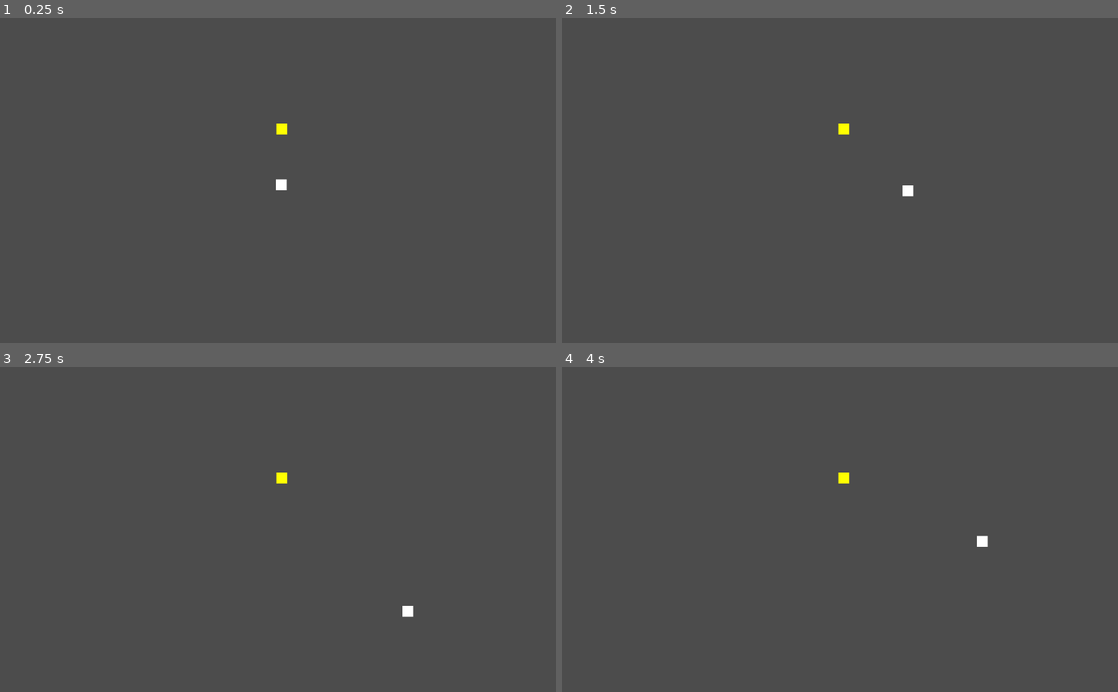
Above: before the commit, frames 1-4 (two rows, left to right).
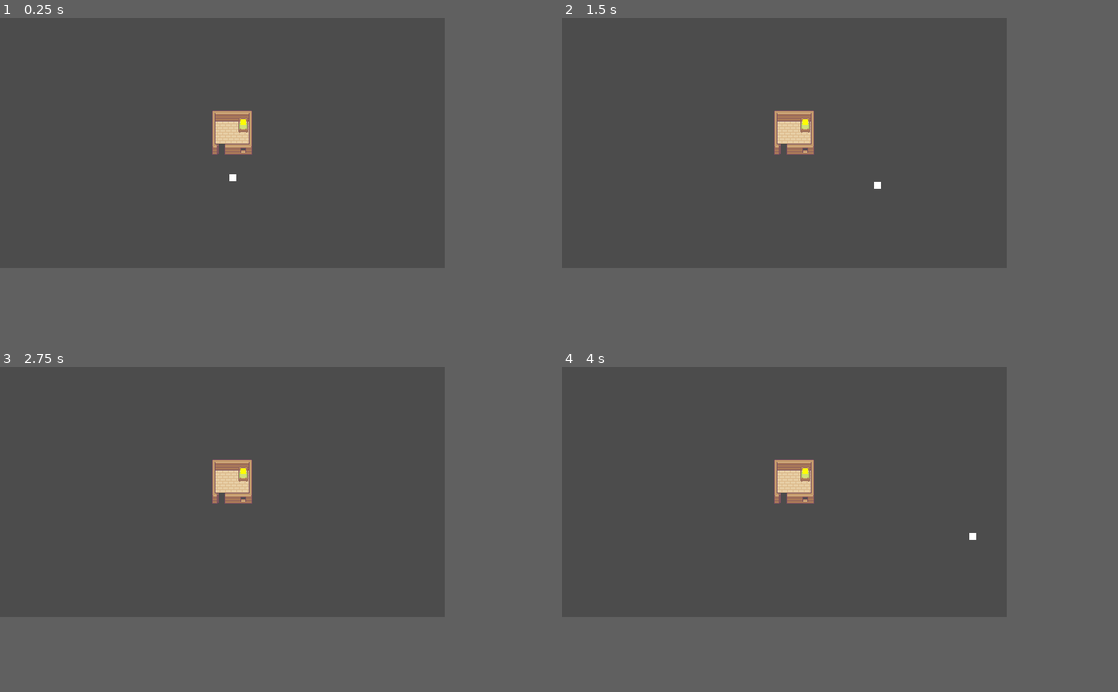
Above: after the commit, the same moments.

Repository: ZeeHatcher/project-dreams
Game: Godot game, scene res://scenes/main.tscn
Two runs of this game, one before a commit and one after it. Both use one fixed random seed, a clock stepped at 60 frames per second and the inputs below.
Inputs:
- Up to frame 1 (0.25 s): no input
- Up to frame 2 (1.5 s): tap Enter at 0.5 s; hold D (move_right) 0.53-1.28 s; hold Space (interact) 0.53-1.28 s; hold S (move_down) from 1.28 s (still down); tap Space (interact) at 1.35 s
- Up to frame 3 (2.75 s): release S (move_down) at 2.03 s; hold D (move_right) from 2.03 s (still down); hold Space (interact) from 2.03 s (still down)
- Up to frame 4 (4 s): release D (move_right) at 2.78 s; release Space (interact) at 2.78 s; hold W (move_up) 2.78-3.53 s; tap Space (interact) at 2.85 s; hold A (move_left) from 3.53 s (still down); hold Space (interact) from 3.53 s (still down)
In our replay, the window is 800x468 before the commit and 640x360 after it. These sizes can differ from the game's own. Grey fills any space a smaller window leaves; there, only what the larger window draws over its background counts as a difference.

The runs differ from the first frame. In frame 1, 1.1% of the frame differs, in the area x 38-52%, y 28-53%; in frame 2, 1.1%; in frame 3, 1.1%; in frame 4, 1.1%.

Commit message:
add simple placeholder house

Diff:
--- a/entities/acolyte/acolyte.tscn
+++ b/entities/acolyte/acolyte.tscn
@@ -3,15 +3,16 @@
 [ext_resource path="res://entities/acolyte/acolyte.gd" type="Script" id=1]
 
 [sub_resource type="RectangleShape2D" id=1]
+extents = Vector2( 5, 5 )
 
 [sub_resource type="CircleShape2D" id=2]
-radius = 21.0238
+radius = 12.0416
 
 [node name="Acolyte" type="KinematicBody2D"]
 script = ExtResource( 1 )
 
 [node name="Polygon2D" type="Polygon2D" parent="."]
-polygon = PoolVector2Array( -10, -10, 10, -10, 10, 10, -10, 10 )
+polygon = PoolVector2Array( -5, -5, 5, -5, 5, 5, -5, 5 )
 
 [node name="CollisionShape2D" type="CollisionShape2D" parent="."]
 shape = SubResource( 1 )
--- a/entities/dreamer/dreamer.tscn
+++ b/entities/dreamer/dreamer.tscn
@@ -3,13 +3,14 @@
 [ext_resource path="res://entities/dreamer/dreamer.gd" type="Script" id=1]
 
 [sub_resource type="RectangleShape2D" id=1]
+extents = Vector2( 4, 4 )
 
 [node name="Dreamer" type="StaticBody2D"]
 script = ExtResource( 1 )
 
+[node name="Polygon2D" type="Polygon2D" parent="."]
+color = Color( 1, 1, 0, 1 )
+polygon = PoolVector2Array( -4, -4, 4, -4, 4, 4, -4, 4 )
+
 [node name="CollisionShape2D" type="CollisionShape2D" parent="."]
 shape = SubResource( 1 )
-
-[node name="Polygon2D" type="Polygon2D" parent="."]
-color = Color( 1, 1, 0, 1 )
-polygon = PoolVector2Array( -10, -10, 10, -10, 10, 10, -10, 10 )
--- /dev/null
+++ b/entities/houses/furniture_tileset.tres
@@ -0,0 +1,19 @@
+[gd_resource type="TileSet" load_steps=2 format=2]
+
+[ext_resource path="res://entities/houses/Basic Furniture.png" type="Texture" id=1]
+
+[resource]
+0/name = "bed"
+0/texture = ExtResource( 1 )
+0/tex_offset = Vector2( 0, 0 )
+0/modulate = Color( 1, 1, 1, 1 )
+0/region = Rect2( 0, 16, 16, 32 )
+0/tile_mode = 0
+0/occluder_offset = Vector2( 0, 0 )
+0/navigation_offset = Vector2( 0, 0 )
+0/shape_offset = Vector2( 0, 0 )
+0/shape_transform = Transform2D( 1, 0, 0, 1, 0, 0 )
+0/shape_one_way = false
+0/shape_one_way_margin = 0.0
+0/shapes = [  ]
+0/z_index = 0
--- /dev/null
+++ b/entities/houses/house_tileset.tres
@@ -0,0 +1,249 @@
+[gd_resource type="TileSet" load_steps=11 format=2]
+
+[ext_resource path="res://entities/houses/Wooden House.png" type="Texture" id=1]
+
+[sub_resource type="ConvexPolygonShape2D" id=1]
+points = PoolVector2Array( 0, 0, 16, 0, 16, 16, 0, 16 )
+
+[sub_resource type="ConvexPolygonShape2D" id=2]
+points = PoolVector2Array( 11.0625, 0, 16, 0, 16, 16, 11.0625, 16 )
+
+[sub_resource type="ConvexPolygonShape2D" id=3]
+points = PoolVector2Array( 0, 0, 16, 0, 16, 16, 0, 16 )
+
+[sub_resource type="ConvexPolygonShape2D" id=4]
+points = PoolVector2Array( 0, 0, 5.10001, 0, 5.175, 16, 0, 16 )
+
+[sub_resource type="ConvexPolygonShape2D" id=5]
+points = PoolVector2Array( 11, 0, 16, 0, 16, 16, 10.925, 16 )
+
+[sub_resource type="ConvexPolygonShape2D" id=6]
+points = PoolVector2Array( 0, 0, 5.025, 0, 5.10001, 16, 0, 16 )
+
+[sub_resource type="ConvexPolygonShape2D" id=7]
+points = PoolVector2Array( 11, 0, 16, 0, 16, 16, 11.075, 16 )
+
+[sub_resource type="ConvexPolygonShape2D" id=8]
+points = PoolVector2Array( 0, 0, 16, 0, 16, 16, 0, 16 )
+
+[sub_resource type="ConvexPolygonShape2D" id=9]
+points = PoolVector2Array( 0, 0, 5.10001, 0, 5.025, 16, 0, 16 )
+
+[resource]
+0/name = "window"
+0/texture = ExtResource( 1 )
+0/tex_offset = Vector2( 0, 0 )
+0/modulate = Color( 1, 1, 1, 1 )
+0/region = Rect2( 16, 0, 16, 16 )
+0/tile_mode = 0
+0/occluder_offset = Vector2( 0, 0 )
+0/navigation_offset = Vector2( 0, 0 )
+0/shape_offset = Vector2( 0, 0 )
+0/shape_transform = Transform2D( 1, 0, 0, 1, 0, 0 )
+0/shape = SubResource( 1 )
+0/shape_one_way = false
+0/shape_one_way_margin = 1.0
+0/shapes = [ {
+"autotile_coord": Vector2( 0, 0 ),
+"one_way": false,
+"one_way_margin": 1.0,
+"shape": SubResource( 1 ),
+"shape_transform": Transform2D( 1, 0, 0, 1, 0, 0 )
+} ]
+0/z_index = 0
+1/name = "wall_top_left"
+1/texture = ExtResource( 1 )
+1/tex_offset = Vector2( 0, 0 )
+1/modulate = Color( 1, 1, 1, 1 )
+1/region = Rect2( 0, 16, 16, 16 )
+1/tile_mode = 0
+1/occluder_offset = Vector2( 0, 0 )
+1/navigation_offset = Vector2( 0, 0 )
+1/shape_offset = Vector2( 0, 0 )
+1/shape_transform = Transform2D( 1, 0, 0, 1, 0, 0 )
+1/shape = SubResource( 2 )
+1/shape_one_way = false
+1/shape_one_way_margin = 1.0
+1/shapes = [ {
+"autotile_coord": Vector2( 0, 0 ),
+"one_way": false,
+"one_way_margin": 1.0,
+"shape": SubResource( 2 ),
+"shape_transform": Transform2D( 1, 0, 0, 1, 0, 0 )
+} ]
+1/z_index = 0
+2/name = "wall_top"
+2/texture = ExtResource( 1 )
+2/tex_offset = Vector2( 0, 0 )
+2/modulate = Color( 1, 1, 1, 1 )
+2/region = Rect2( 16, 16, 16, 16 )
+2/tile_mode = 0
+2/occluder_offset = Vector2( 0, 0 )
+2/navigation_offset = Vector2( 0, 0 )
+2/shape_offset = Vector2( 0, 0 )
+2/shape_transform = Transform2D( 1, 0, 0, 1, 0, 0 )
+2/shape = SubResource( 3 )
+2/shape_one_way = false
+2/shape_one_way_margin = 1.0
+2/shapes = [ {
+"autotile_coord": Vector2( 0, 0 ),
+"one_way": false,
+"one_way_margin": 1.0,
+"shape": SubResource( 3 ),
+"shape_transform": Transform2D( 1, 0, 0, 1, 0, 0 )
+} ]
+2/z_index = 0
+3/name = "wall_top_right"
+3/texture = ExtResource( 1 )
+3/tex_offset = Vector2( 0, 0 )
+3/modulate = Color( 1, 1, 1, 1 )
+3/region = Rect2( 32, 16, 16, 16 )
+3/tile_mode = 0
+3/occluder_offset = Vector2( 0, 0 )
+3/navigation_offset = Vector2( 0, 0 )
+3/shape_offset = Vector2( 0, 0 )
+3/shape_transform = Transform2D( 1, 0, 0, 1, 0, 0 )
+3/shape = SubResource( 4 )
+3/shape_one_way = false
+3/shape_one_way_margin = 1.0
+3/shapes = [ {
+"autotile_coord": Vector2( 0, 0 ),
+"one_way": false,
+"one_way_margin": 1.0,
+"shape": SubResource( 4 ),
+"shape_transform": Transform2D( 1, 0, 0, 1, 0, 0 )
+} ]
+3/z_index = 0
+4/name = "wall_left"
+4/texture = ExtResource( 1 )
+4/tex_offset = Vector2( 0, 0 )
+4/modulate = Color( 1, 1, 1, 1 )
+4/region = Rect2( 0, 32, 16, 16 )
+4/tile_mode = 0
+4/occluder_offset = Vector2( 0, 0 )
+4/navigation_offset = Vector2( 0, 0 )
+4/shape_offset = Vector2( 0, 0 )
+4/shape_transform = Transform2D( 1, 0, 0, 1, 0, 0 )
+4/shape = SubResource( 5 )
+4/shape_one_way = false
+4/shape_one_way_margin = 1.0
+4/shapes = [ {
+"autotile_coord": Vector2( 0, 0 ),
+"one_way": false,
+"one_way_margin": 1.0,
+"shape": SubResource( 5 ),
+"shape_transform": Transform2D( 1, 0, 0, 1, 0, 0 )
+} ]
+4/z_index = 0
+5/name = "wall_right"
+5/texture = ExtResource( 1 )
+5/tex_offset = Vector2( 0, 0 )
+5/modulate = Color( 1, 1, 1, 1 )
+5/region = Rect2( 32, 32, 16, 16 )
+5/tile_mode = 0
+5/occluder_offset = Vector2( 0, 0 )
+5/navigation_offset = Vector2( 0, 0 )
+5/shape_offset = Vector2( 0, 0 )
+5/shape_transform = Transform2D( 1, 0, 0, 1, 0, 0 )
+5/shape = SubResource( 6 )
+5/shape_one_way = false
+5/shape_one_way_margin = 1.0
+5/shapes = [ {
+"autotile_coord": Vector2( 0, 0 ),
+"one_way": false,
+"one_way_margin": 1.0,
+"shape": SubResource( 6 ),
+"shape_transform": Transform2D( 1, 0, 0, 1, 0, 0 )
+} ]
+5/z_index = 0
+6/name = "wall_bottom_left"
+6/texture = ExtResource( 1 )
+6/tex_offset = Vector2( 0, 0 )
+6/modulate = Color( 1, 1, 1, 1 )
+6/region = Rect2( 0, 48, 16, 16 )
+6/tile_mode = 0
+6/occluder_offset = Vector2( 0, 0 )
+6/navigation_offset = Vector2( 0, 0 )
+6/shape_offset = Vector2( 0, 0 )
+6/shape_transform = Transform2D( 1, 0, 0, 1, 0, 0 )
+6/shape = SubResource( 7 )
+6/shape_one_way = false
+6/shape_one_way_margin = 1.0
+6/shapes = [ {
+"autotile_coord": Vector2( 0, 0 ),
+"one_way": false,
+"one_way_margin": 1.0,
+"shape": SubResource( 7 ),
+"shape_transform": Transform2D( 1, 0, 0, 1, 0, 0 )
+} ]
+6/z_index = 0
+7/name = "wall_bottom"
+7/texture = ExtResource( 1 )
+7/tex_offset = Vector2( 0, 0 )
+7/modulate = Color( 1, 1, 1, 1 )
+7/region = Rect2( 16, 48, 16, 16 )
+7/tile_mode = 0
+7/occluder_offset = Vector2( 0, 0 )
+7/navigation_offset = Vector2( 0, 0 )
+7/shape_offset = Vector2( 0, 0 )
+7/shape_transform = Transform2D( 1, 0, 0, 1, 0, 0 )
+7/shape = SubResource( 8 )
+7/shape_one_way = false
+7/shape_one_way_margin = 1.0
+7/shapes = [ {
+"autotile_coord": Vector2( 0, 0 ),
+"one_way": false,
+"one_way_margin": 1.0,
+"shape": SubResource( 8 ),
+"shape_transform": Transform2D( 1, 0, 0, 1, 0, 0 )
+} ]
+7/z_index = 0
+8/name = "wall_bottom_right"
+8/texture = ExtResource( 1 )
+8/tex_offset = Vector2( 0, 0 )
+8/modulate = Color( 1, 1, 1, 1 )
+8/region = Rect2( 32, 48, 16, 16 )
+8/tile_mode = 0
+8/occluder_offset = Vector2( 0, 0 )
+8/navigation_offset = Vector2( 0, 0 )
+8/shape_offset = Vector2( 0, 0 )
+8/shape_transform = Transform2D( 1, 0, 0, 1, 0, 0 )
+8/shape = SubResource( 9 )
+8/shape_one_way = false
+8/shape_one_way_margin = 1.0
+8/shapes = [ {
+"autotile_coord": Vector2( 0, 0 ),
+"one_way": false,
+"one_way_margin": 1.0,
+"shape": SubResource( 9 ),
+"shape_transform": Transform2D( 1, 0, 0, 1, 0, 0 )
+} ]
+8/z_index = 0
+9/name = "floor"
+9/texture = ExtResource( 1 )
+9/tex_offset = Vector2( 0, 0 )
+9/modulate = Color( 1, 1, 1, 1 )
+9/region = Rect2( 16, 32, 16, 16 )
+9/tile_mode = 0
+9/occluder_offset = Vector2( 0, 0 )
+9/navigation_offset = Vector2( 0, 0 )
+9/shape_offset = Vector2( 0, 0 )
+9/shape_transform = Transform2D( 1, 0, 0, 1, 0, 0 )
+9/shape_one_way = false
+9/shape_one_way_margin = 0.0
+9/shapes = [  ]
+9/z_index = 0
+10/name = "door"
+10/texture = ExtResource( 1 )
+10/tex_offset = Vector2( 0, 0 )
+10/modulate = Color( 1, 1, 1, 1 )
+10/region = Rect2( 48, 32, 16, 16 )
+10/tile_mode = 0
+10/occluder_offset = Vector2( 0, 0 )
+10/navigation_offset = Vector2( 0, 0 )
+10/shape_offset = Vector2( 0, 0 )
+10/shape_transform = Transform2D( 1, 0, 0, 1, 0, 0 )
+10/shape_one_way = false
+10/shape_one_way_margin = 0.0
+10/shapes = [  ]
+10/z_index = 0
--- /dev/null
+++ b/entities/houses/small_house.tscn
@@ -0,0 +1,22 @@
+[gd_scene load_steps=4 format=2]
+
+[ext_resource path="res://entities/houses/house_tileset.tres" type="TileSet" id=1]
+[ext_resource path="res://entities/houses/furniture_tileset.tres" type="TileSet" id=2]
+[ext_resource path="res://entities/dreamer/dreamer.tscn" type="PackedScene" id=3]
+
+[node name="SmallHouse" type="Node2D"]
+
+[node name="House" type="TileMap" parent="."]
+tile_set = ExtResource( 1 )
+cell_size = Vector2( 16, 16 )
+format = 1
+tile_data = PoolIntArray( 65536, 1, 0, 65537, 2, 0, 65538, 2, 0, 65539, 2, 0, 65540, 3, 0, 131072, 4, 0, 131073, 9, 0, 131074, 9, 0, 131075, 9, 0, 131076, 5, 0, 196608, 4, 0, 196609, 9, 0, 196610, 9, 0, 196611, 9, 0, 196612, 5, 0, 262144, 6, 0, 262145, 10, 0, 262146, 7, 0, 262147, 0, 0, 262148, 8, 0 )
+
+[node name="Furniture" type="TileMap" parent="."]
+tile_set = ExtResource( 2 )
+cell_size = Vector2( 16, 16 )
+format = 1
+tile_data = PoolIntArray( 65539, 0, 0 )
+
+[node name="Dreamer" parent="." instance=ExtResource( 3 )]
+position = Vector2( 56, 33 )
--- a/project.godot
+++ b/project.godot
@@ -13,6 +13,13 @@
 config/name="Project Dreams"
 run/main_scene="res://scenes/main.tscn"
 config/icon="res://icon.png"
+
+[display]
+
+window/size/width=640
+window/size/height=360
+window/stretch/mode="2d"
+window/stretch/aspect="expand"
 
 [gui]
 
--- a/scenes/main.tscn
+++ b/scenes/main.tscn
@@ -1,12 +1,12 @@
 [gd_scene load_steps=3 format=2]
 
 [ext_resource path="res://entities/acolyte/acolyte.tscn" type="PackedScene" id=1]
-[ext_resource path="res://entities/dreamer/dreamer.tscn" type="PackedScene" id=2]
+[ext_resource path="res://entities/houses/small_house.tscn" type="PackedScene" id=2]
 
 [node name="Main" type="Node2D"]
 
+[node name="SmallHouse" parent="." instance=ExtResource( 2 )]
+position = Vector2( 294, 117 )
+
 [node name="Acolyte" parent="." instance=ExtResource( 1 )]
-position = Vector2( 518, 308 )
-
-[node name="Dreamer" parent="." instance=ExtResource( 2 )]
-position = Vector2( 519, 205 )
+position = Vector2( 335, 230 )
Binary file added: entities/houses/Basic Furniture.png
Not shown, added: entities/houses/Basic Furniture.png.import
Binary file added: entities/houses/Wooden House.png
Not shown, added: entities/houses/Wooden House.png.import
